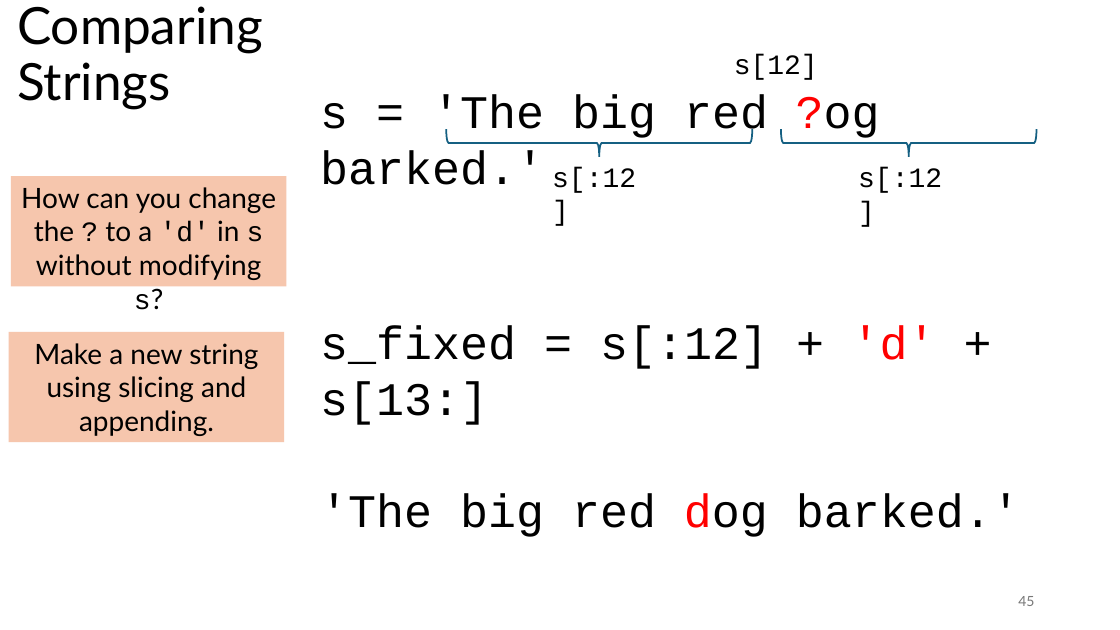
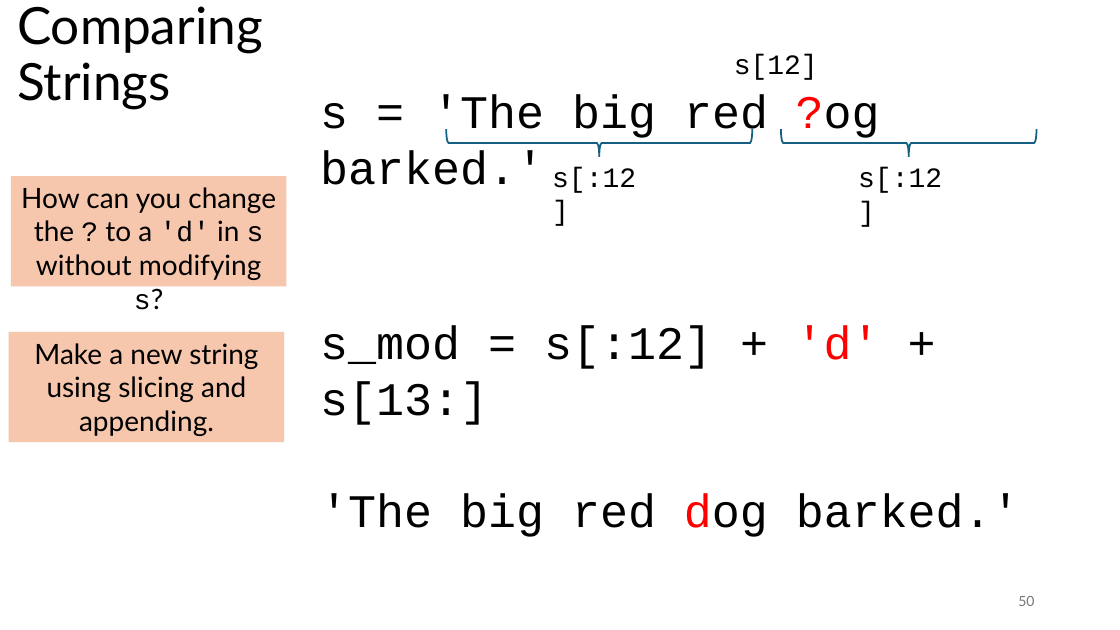
Before and after one commit to tjd1234/cmpt120spring2026, a slide deck: slide 50 of lecture_notes/chapter8/chapter8.pptx (slide 45 before the commit). Drawn at 1120x630 pixels with LibreOffice and Linux fonts; fonts in the diff are those of the drawing. Boxes give left, top, right and bottom in pixels: in the first picture for what was removed or moved away, otherwise in the second. Text is boxed around its words. In the diff, an @@ line names an element or a change of style, - is before the commit and + after.

```diff
--- a/lecture_notes/chapter8/chapter8.pptx
+++ b/lecture_notes/chapter8/chapter8.pptx
@@ text at [320,326,880,425]: text changed @@
-s_fixed = s[:12] + 'd' + s[13:]
+s_mod = s[:12] + 'd' + s[13:]
@@ page number at [1018,596,1034,606]: text changed @@
-45
+50
```
Also in this commit, not shown: 9 other slides changed, 5 slides added, 4 other files.
